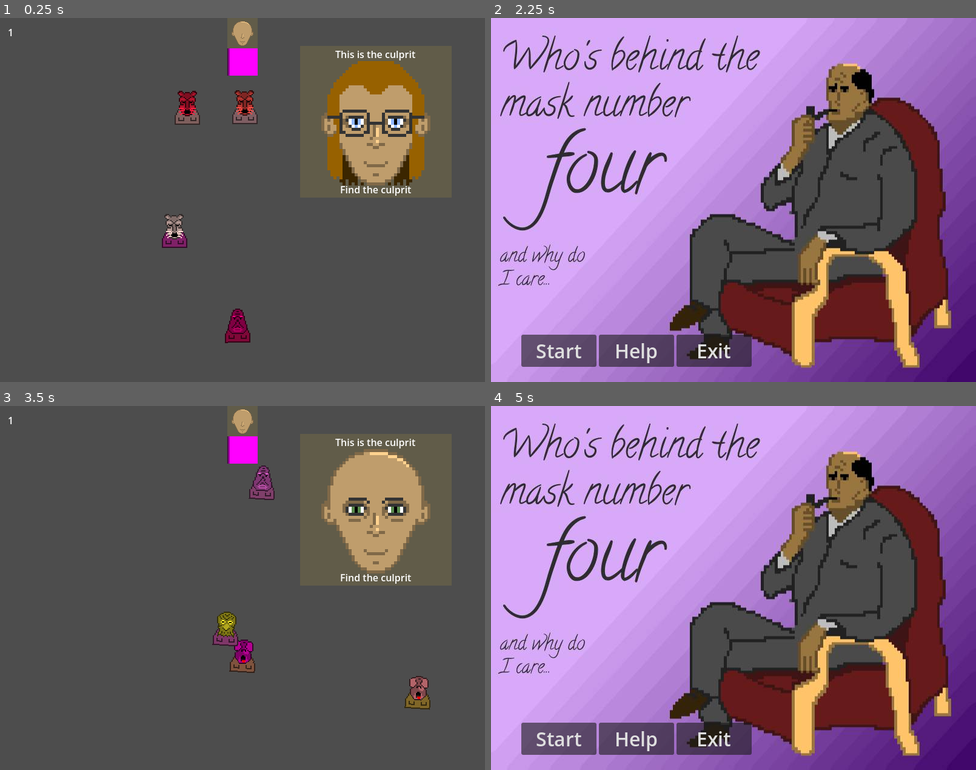
Above: before the commit, frames 1-4 (two rows, left to right).
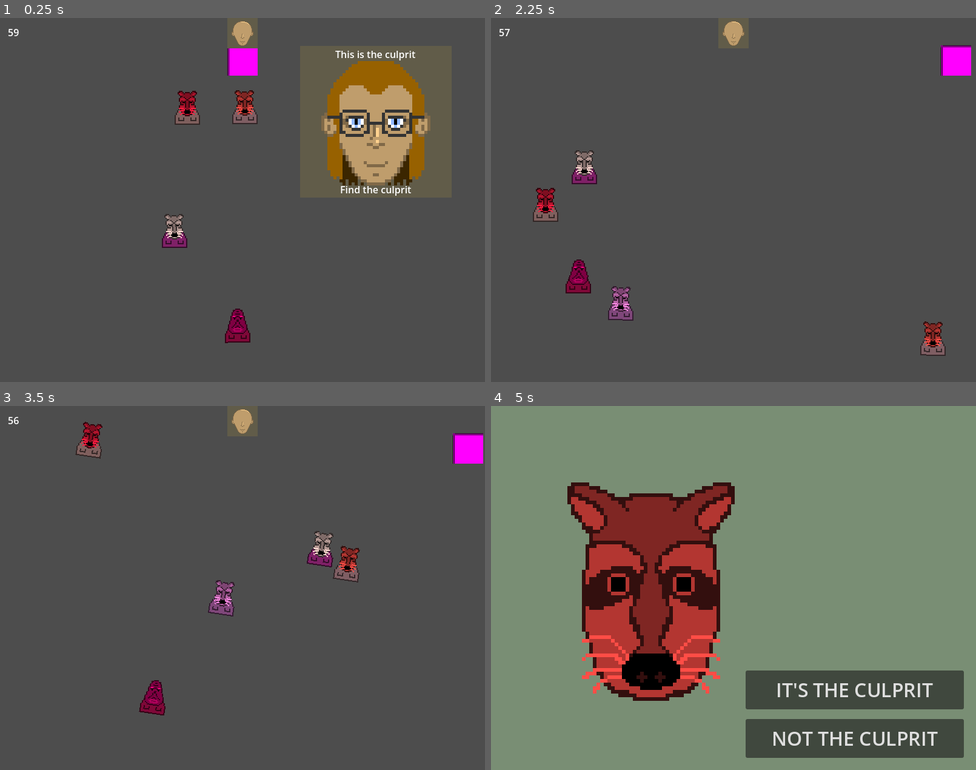
Above: after the commit, the same moments.

Repository: paavonelimarkka/mask-no-four
Game: Godot game, scene res://Scenes/game.tscn
Same seed, same stepped clock (60 frames per second), same inputs: the game is played once before the commit and once after it.
Inputs (mouse positions are in pixels of both pictures, inside the frame that each line leads up to):
- Up to frame 1 (0.25 s): no input
- Up to frame 2 (2.25 s): move the mouse to (840, 181) at 0.52 s; hold D (Right) 0.53-1.25 s; tap E (Interact) at 0.6, 2.1 s; click (840, 181) at 0.67 s; drag from (636, 218) to (908, 61) at 1.27 s; move the mouse to (782, 119) at 2.02 s; hold D (Right) from 2.03 s (still down)
- Up to frame 3 (3.5 s): release D (Right) at 2.75 s; click (67, 737) at 2.75 s, where only the run before the commit has a clickable "Start"
- Up to frame 4 (5 s): drag from (709, 660) to (588, 533) at 3.52 s; move the mouse to (879, 642) at 4.27 s; hold A (Left) from 4.28 s (still down); tap E (Interact) at 4.35 s

The runs differ from the first frame. In frame 1, less than 0.1% of the frame differs, in the area x 1-4%, y 3-5%; in frame 2, 87%; in frame 3, 9.8%; in frame 4, 100%, in the area x 0-100%, y 0-100%.
Error in both runs: Invalid call. Nonexistent function 'stop_movement' in base 'StaticBody2D'. (res://Scripts/player.gd:41)

Commit message:
2 -> 30sec

Diff:
--- a/Scenes/game.tscn
+++ b/Scenes/game.tscn
@@ -211,7 +211,7 @@
 script = ExtResource("7_1l0tm")
 
 [node name="Timer" type="Timer" parent="TimerTouhut" unique_id=1733630467]
-wait_time = 2.0
+wait_time = 60.0
 one_shot = true
 
 [node name="Control" type="Control" parent="TimerTouhut" unique_id=1292160431]
